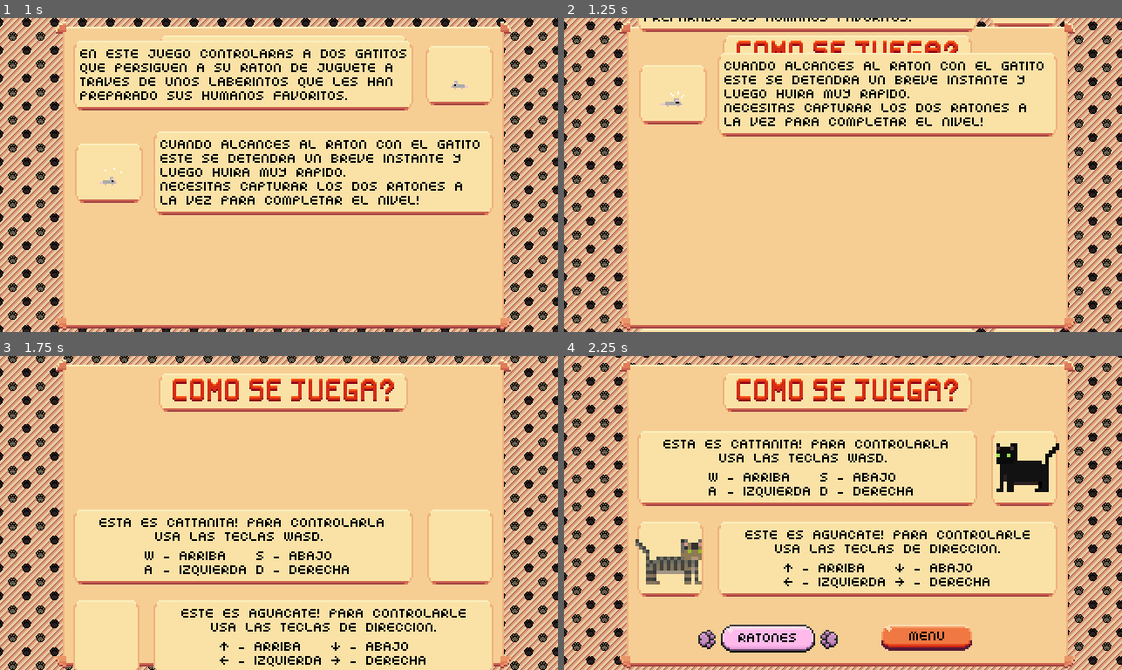
Above: before the commit, frames 1-4 (two rows, left to right).
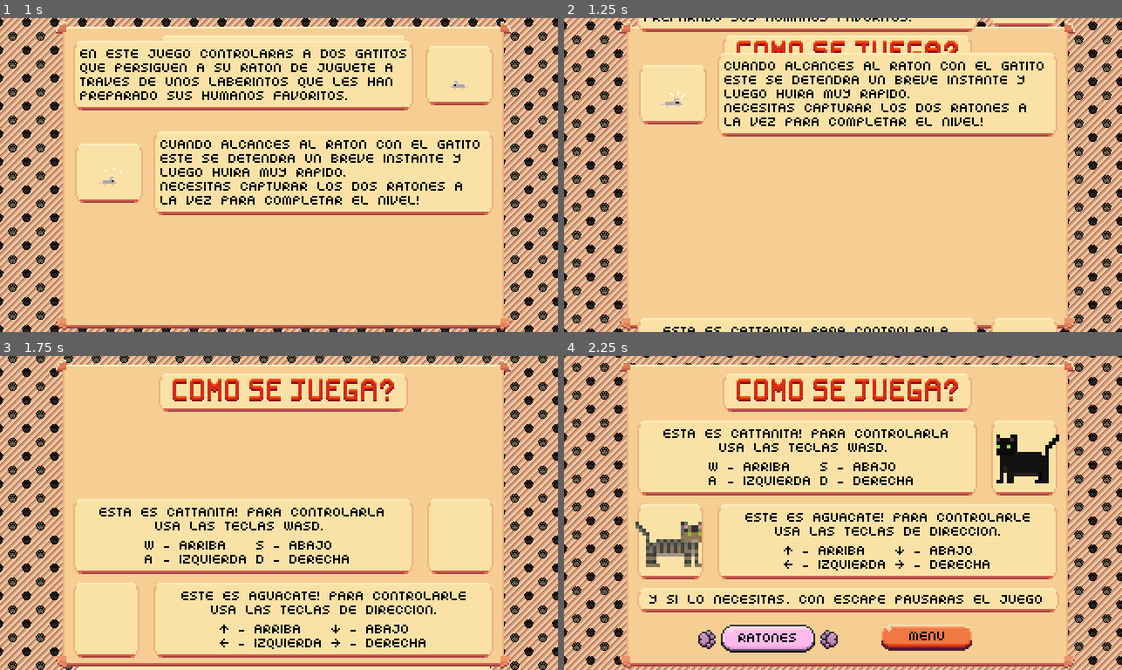
Above: after the commit, the same moments.

Repository: AbocadosProductions/SuperHuntingBrothers
Game: Godot game, scene res://Scenes/animated_tutorial.tscn
Two runs of this game, one before a commit and one after it. Both use one fixed random seed, a clock stepped at 60 frames per second and the inputs below. The project has no main scene, so this scene is started directly.
Inputs (mouse positions are in pixels of both pictures, inside the frame that each line leads up to):
- Up to frame 1 (1 s): click (284, 300) at 0.5 s
- Up to frame 2 (1.25 s): no input
- Up to frame 3 (1.75 s): tap Enter (enter) at 1.25 s; hold Right (arrow_right) from 1.28 s (still down); hold Enter (enter) from 1.28 s (still down)
- Up to frame 4 (2.25 s): release Right (arrow_right) at 2 s; release Enter (enter) at 2 s; click (770, 638) at 2 s

Frame 1 is identical in both runs. In frame 2, 1.5% of the frame differs, in the area x 13-89%, y 95-100%; in frame 3, 8.7%; in frame 4, 12%, in the area x 12-89%, y 20-82%.

Commit message:
Changes applyed

Diff:
--- a/SuperHuntingBrothersGodot/0_Scripts/Menu/tutorial_menu.gd
+++ b/SuperHuntingBrothersGodot/0_Scripts/Menu/tutorial_menu.gd
@@ -131,13 +131,13 @@
 	var aguacate = load("res://Characters/techno_aguacate.tscn")
 	var cattanita = load("res://Characters/techno_cattanita.tscn")
 	var aguacate_instance =  aguacate.instantiate()
-	aguacate_instance.position = Vector2(119, 238)
+	aguacate_instance.position = Vector2(119, 218)
 	aguacate_instance.scale = Vector2(4, 4)
 	aguacate_instance.name = "TechnoAguacate"
 	TechnoAguacate = aguacate_instance
 	call_deferred("add_child", aguacate_instance)
 	var cattanita_instance =  cattanita.instantiate()
-	cattanita_instance.position = Vector2(532, 132)
+	cattanita_instance.position = Vector2(532, 122)
 	cattanita_instance.scale = Vector2(4, 4)
 	cattanita_instance.name = "TechnoCattanita"
 	TechnoCattanita = cattanita_instance
--- a/SuperHuntingBrothersGodot/Scenes/animated_tutorial.tscn
+++ b/SuperHuntingBrothersGodot/Scenes/animated_tutorial.tscn
@@ -18,6 +18,7 @@
 [ext_resource type="Texture2D" uid="uid://cmyned4mwck" path="res://Sprites/Raton/Mouse_Run_Right.png" id="16_rcnr8"]
 [ext_resource type="Texture2D" uid="uid://bhoi0kd40u72y" path="res://Sprites/Raton/Mouse_Run_Up.png" id="17_p5hig"]
 [ext_resource type="Script" path="res://0_Scripts/Managers/animation_manager.gd" id="18_wb3kp"]
+[ext_resource type="Texture2D" uid="uid://b3v580uuhiam4" path="res://Sprites/UI/Panel_Tutorial.png" id="19_fqjqh"]
 [ext_resource type="Texture2D" uid="uid://bmlq3u3ntutct" path="res://Sprites/Cattanita/Cattanita_Idle_Left.png" id="19_rbhkk"]
 [ext_resource type="Texture2D" uid="uid://cwy1ue0e4pqy4" path="res://Sprites/Aguacate/Aguacate_Idle_Right.png" id="20_8htkl"]
 
@@ -1133,6 +1134,10 @@
 [sub_resource type="CircleShape2D" id="CircleShape2D_tyuff"]
 radius = 4.0
 
+[sub_resource type="StyleBoxTexture" id="StyleBoxTexture_5enme"]
+texture = ExtResource("19_fqjqh")
+region_rect = Rect2(783, 0, 261, 177)
+
 [sub_resource type="AtlasTexture" id="AtlasTexture_kh3p8"]
 atlas = ExtResource("19_rbhkk")
 region = Rect2(0, 0, 32, 32)
@@ -1519,6 +1524,7 @@
 offset_right = 261.0
 offset_bottom = 387.0
 theme_type_variation = &"Panel_Tutorial_2"
+theme_override_styles/panel = SubResource("StyleBoxTexture_5enme")
 
 [node name="Menu_Button" type="Button" parent="tutorial_panel/second_to_show"]
 custom_minimum_size = Vector2(80, 17)
Not shown: 1 places in SuperHuntingBrothersGodot/Scenes/animated_tutorial.tscn that only renumber resources
Not shown: 2 places in SuperHuntingBrothersGodot/Scenes/core.tscn that only renumber resources
Not shown: 1 places in SuperHuntingBrothersGodot/Scenes/points_menu.tscn that only renumber resources
Binary file changed: SuperHuntingBrothersGodot/Sprites/UI/Panel_Tutorial.png
Not shown, changed: AsepriteFiles/UI/Panel_Tutorial.aseprite
